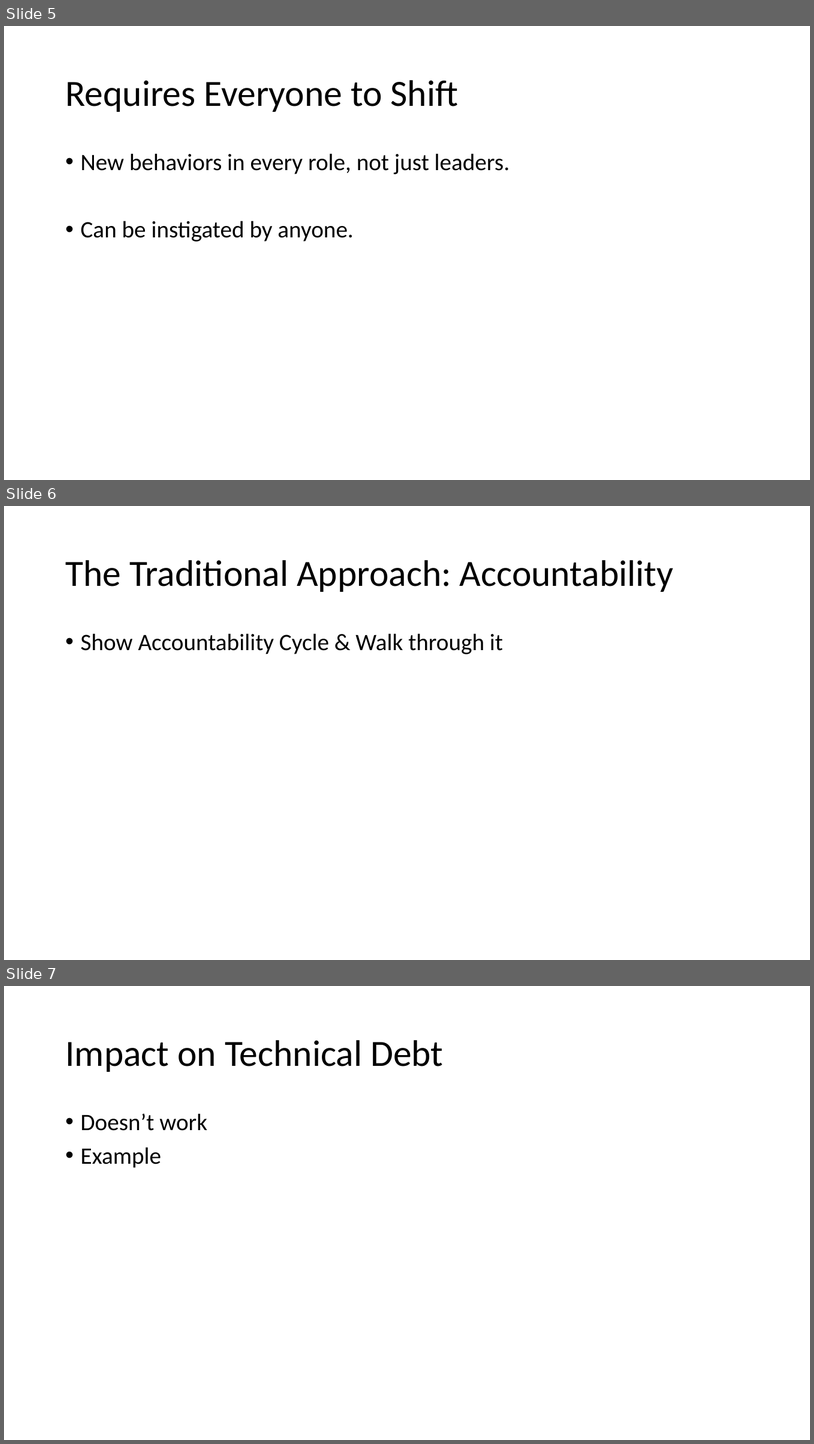
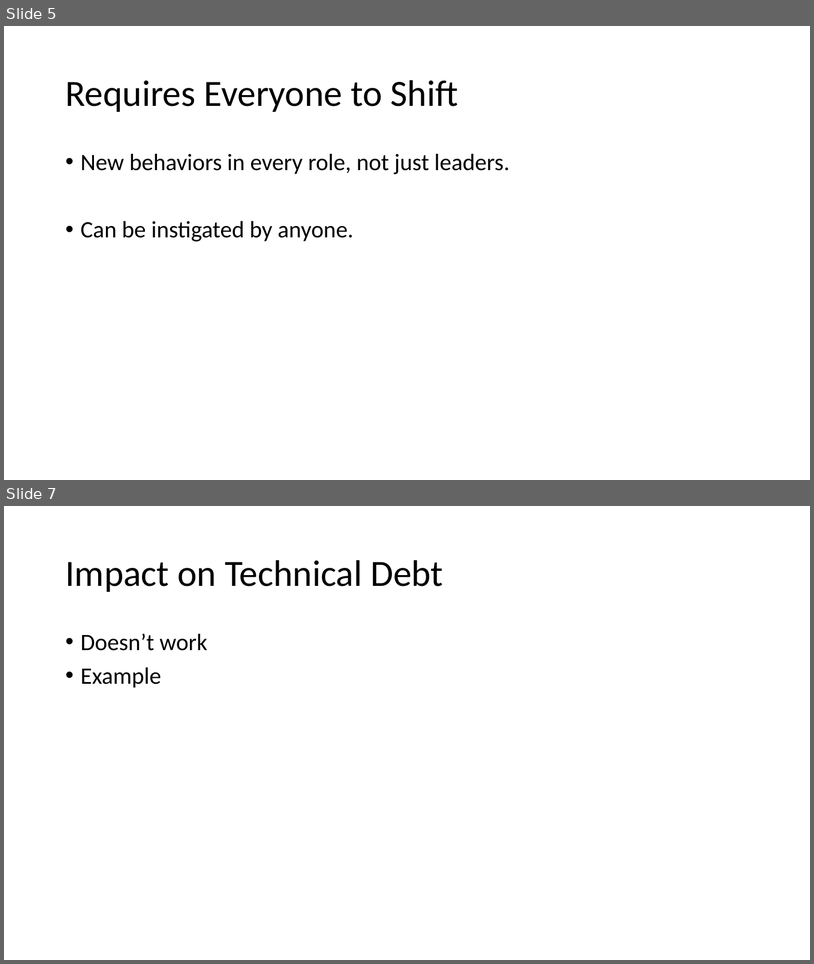
Before and after one commit to arlobelshee/Presentations, a slide deck: leading technical debt/gogo keynote - data-driven leadership to solve technical debt.pptx. Shown one above the other, each under a label of ours: slides 5, 6 and 7 before the commit, slides 5 and 7 after it; the slides between them are not shown. The pictures are 814x1444 and 814x964 pixels, drawn with LibreOffice and Linux fonts; fonts in the diff are those of the drawing. Boxes give left, top, right and bottom in pixels: in the first picture for what was removed or moved away, otherwise in the second. Text is boxed around its words. In the diff, an @@ line names an element or a change of style, - is before the commit and + after.

Commit message:
Integrated ownership & accountability loops into the keynote.

```diff
--- a/leading technical debt/gogo keynote - data-driven leadership to solve technical debt.pptx
+++ b/leading technical debt/gogo keynote - data-driven leadership to solve technical debt.pptx
@@ slide 6 removed at bbox=[4, 506, 810, 960], background #FFFFFF @@
@@ title removed at bbox=[65, 560, 674, 592] @@
-The Traditional Approach: Accountability
@@ text removed at bbox=[81, 633, 503, 654] @@
-• Show Accountability Cycle & Walk through it
```
Also in this commit, not shown: 3 slides added, 2 other slides removed.
